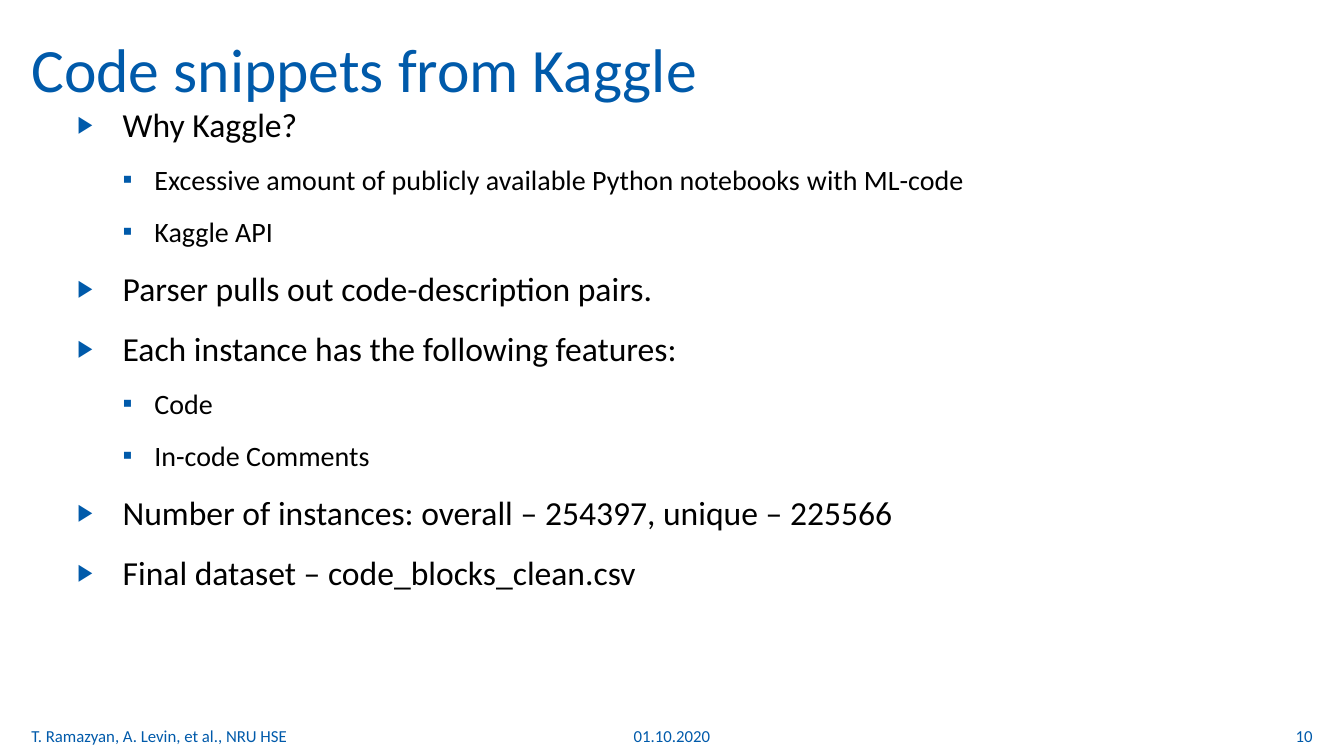
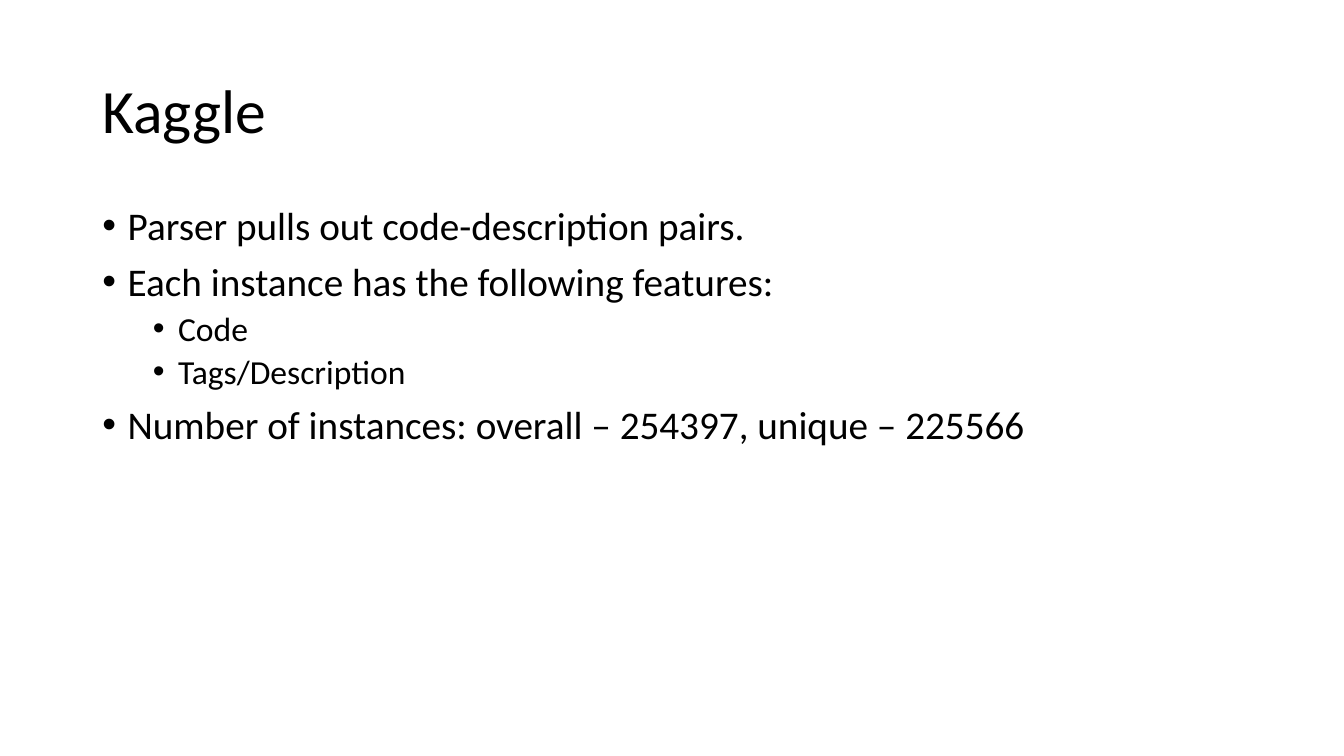
Before and after one commit to whatevernevermindbro/source_code_classification, a slide deck: slide 4 of nl2ml.pptx (slide 10 before the commit). Drawn at 1344x756 pixels with LibreOffice and Linux fonts; fonts in the diff are those of the drawing. Boxes give left, top, right and bottom in pixels: in the first picture for what was removed or moved away, otherwise in the second. Text is boxed around its words. In the diff, an @@ line names an element or a change of style, - is before the commit and + after.

```diff
--- a/nl2ml.pptx
+++ b/nl2ml.pptx
@@ title at (102,90,266,144): text changed; text colour #005AAA to #000000 @@
-Code snippets from Kaggle
+Kaggle
@@ text at (123,113,963,247): paragraphs removed @@
-▶ Why Kaggle?
-  ▪ Excessive amount of publicly available Python notebooks with ML-code
-  ▪ Kaggle API
@@ text "Parser pulls out code-description pairs.": place and size @@
-text "Parser pulls out code-description pairs." at (123,113,963,590)
+text "Parser pulls out code-description pairs." at (128,212,1024,446)
@@ text at (128,212,1024,446): size 24 to 28 pt in "Parser pulls out code-description pairs.", "Each instance has the following features:", "Number of instances: overall – 254397, unique ..."; size 20 to 24 pt in "Code"; bullet ▶ to •; line spacing 1.25 to 0.9; more space between paragraphs; bullet ▪ to •; less space between paragraphs @@
@@ text at (178,360,405,390): text changed; size 20 to 24 pt @@
-  ▪ In-code Comments
+  • Tags/Description
@@ text at (123,561,636,590): paragraph removed @@
-▶ Final dataset – code_blocks_clean.csv
@@ text removed at (31,730,286,745) @@
-T. Ramazyan, A. Levin, et al., NRU HSE
@@ text removed at (634,731,711,742) @@
-01.10.2020
@@ page number removed at (1296,731,1313,742) @@
-10
```
Also in this commit, not shown: 3 other slides changed, 4 slides added, 20 slides removed, 20 other files.
